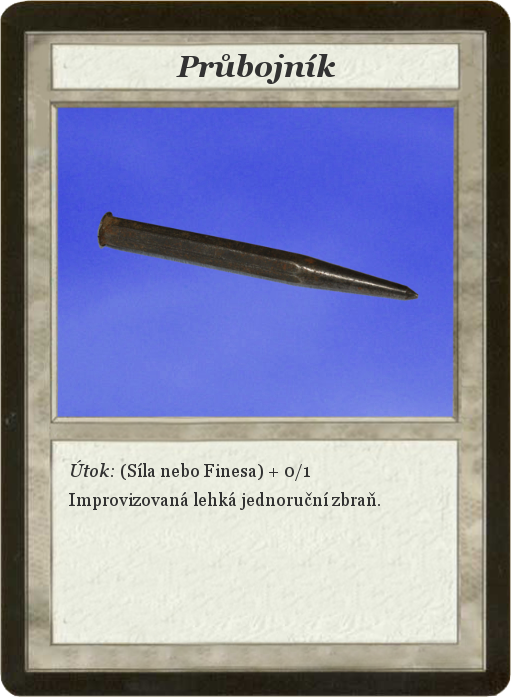
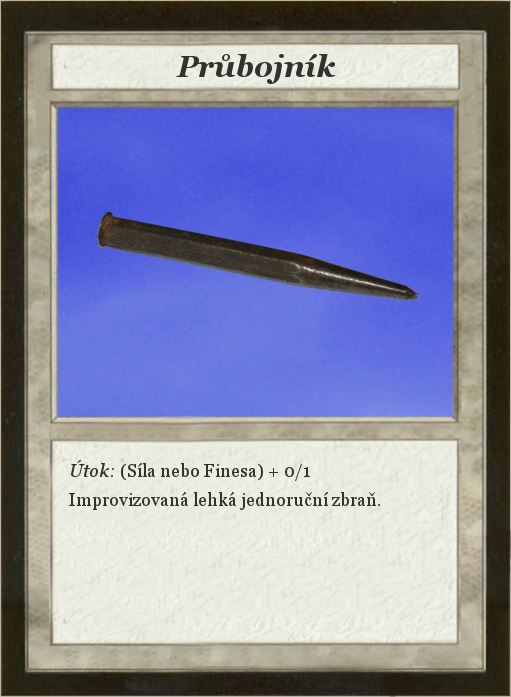
Comparing the layer stacks of the two w=511, h=697 images. Changes:
painted on "Card" over [0, 0, 511, 697]
